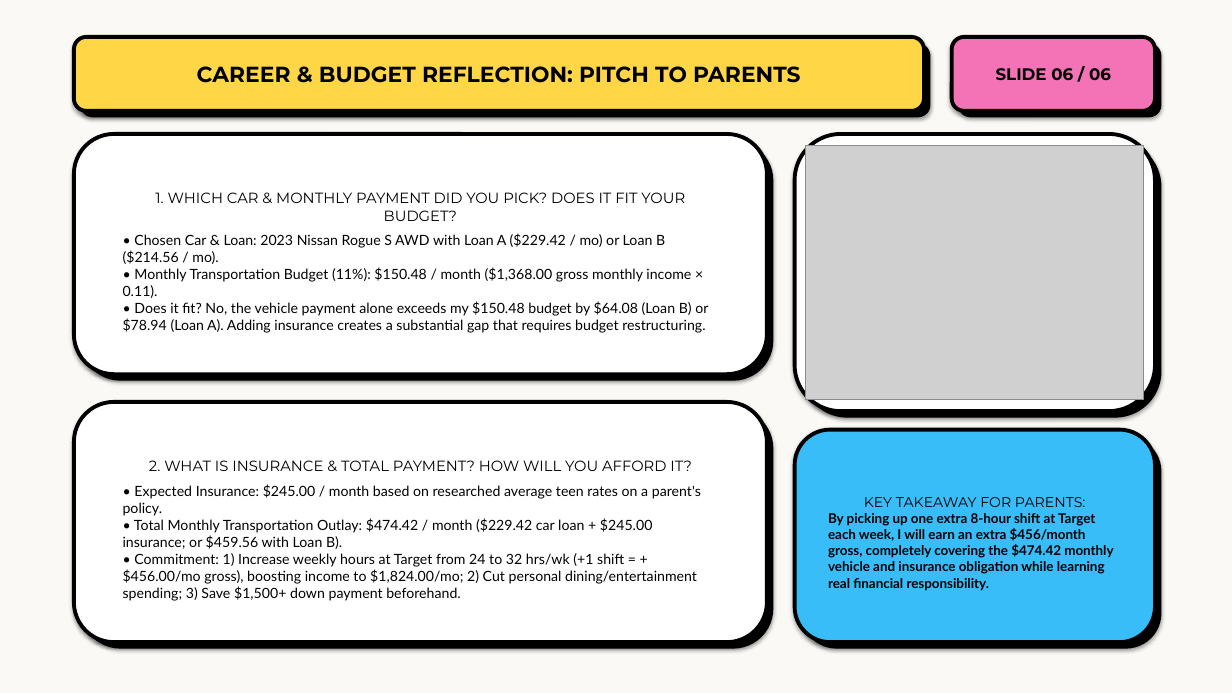
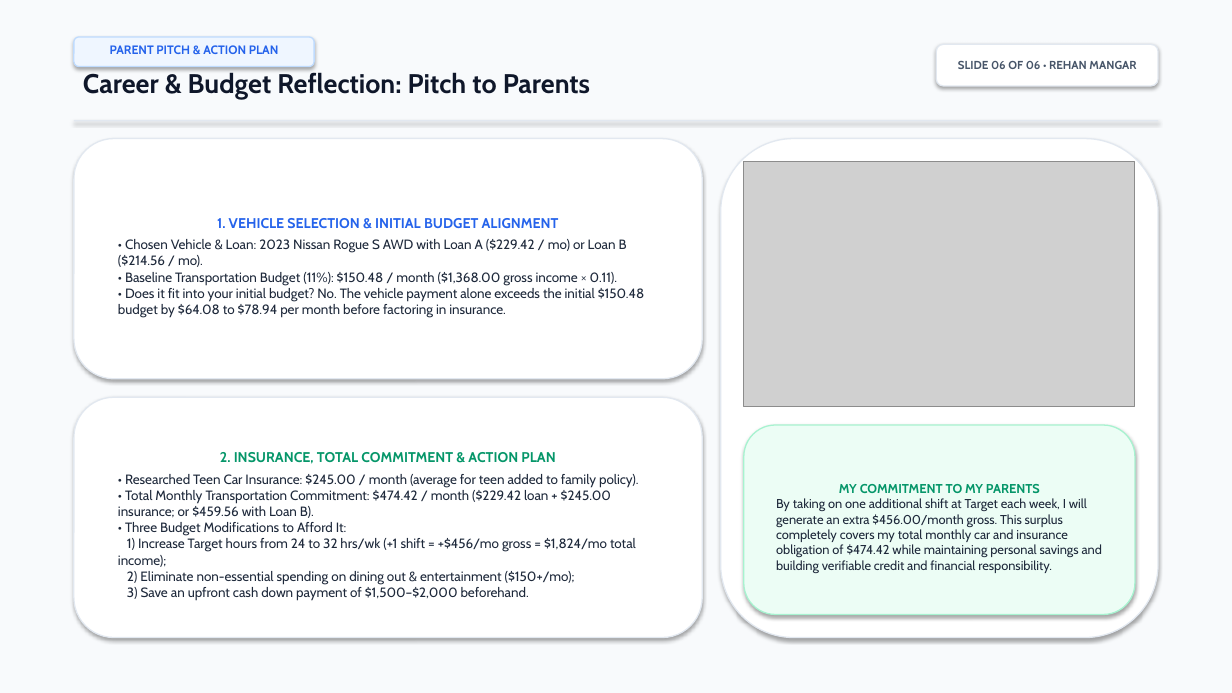
Before and after one commit to StwFate/Physics_Site, a slide deck: slide 6 of Car_Buying_Project/Buying_Your_First_Car_Presentation.pptx. Drawn at 1232x693 pixels with LibreOffice and Linux fonts; fonts in the diff are those of the drawing; grey boxes stand for pictures. Boxes give left, top, right and bottom in pixels: in the first picture for what was removed or moved away, otherwise in the second. Text is boxed around its words. In the diff, an @@ line names an element or a change of style, - is before the commit and + after.

Commit message:
style: elevate presentation deck with modern executive automotive design system

```diff
--- a/Car_Buying_Project/Buying_Your_First_Car_Presentation.pptx
+++ b/Car_Buying_Project/Buying_Your_First_Car_Presentation.pptx
@@ rectangle at [0,0,1232,693]: fill #FBF9F5 to #F8FAFC @@
@@ rounded rectangle added at [74,37,314,67], fill #EFF6FF, outline #BFDBFE 1 pt, 9.5 pt, text #2563EB, bold @@
+PARENT PITCH & ACTION PLAN
@@ rounded rectangle removed at [80,43,931,117] @@
@@ rounded rectangle "SLIDE 06 OF 06 • ...": place and size @@
-rounded rectangle "SLIDE 06 OF 06 • ..." at [952,37,1155,111]
+rounded rectangle "SLIDE 06 OF 06 • ..." at [936,44,1158,86]
@@ rounded rectangle "SLIDE 06 OF 06 • ..." at [936,44,1158,86]: fill #F472B6 to #FFFFFF; outline #000000 3 pt to #E2E8F0 1 pt @@
@@ rounded rectangle removed at [958,43,1162,117] @@
@@ text "Career & Budget Reflection: Pitch ...": place and size @@
-text "Career & Budget Reflection: Pitch ..." at [74,37,924,111]
+text "Career & Budget Reflection: Pitch ..." at [83,72,590,99]
@@ text "Career & Budget Reflection: Pitch ..." at [83,72,590,99]: vertical alignment middle to top; fill #FFD646 to none; outline #000000 3 pt to none; shadow off @@
@@ text at [83,72,590,99]: text changed; size 17 to 21 pt; font Montserrat to Cabin; text colour #000000 to #0F172A @@
-CAREER & BUDGET REFLECTION: PITCH TO PARENTS
+Career & Budget Reflection: Pitch to Parents
@@ text in rounded rectangle at [958,61,1136,69]: text changed; size 13 to 9 pt; font Montserrat to Cabin; text colour #000000 to #475569 @@
-SLIDE 06 / 06
+SLIDE 06 OF 06 • REHAN MANGAR
@@ rounded rectangle "1. VEHICLE SELECTION & INITIAL ...": place and size @@
-rounded rectangle "1. VEHICLE SELECTION & INITIAL ..." at [74,134,767,374]
+rounded rectangle "1. VEHICLE SELECTION & INITIAL ..." at [74,139,702,379]
@@ rounded rectangle "1. VEHICLE SELECTION & INITIAL ..." at [74,139,702,379]: outline #000000 3 pt to #E2E8F0 1 pt @@
@@ rectangle added at [74,120,1158,121], fill #E2E8F0 @@
@@ rounded rectangle removed at [80,140,774,381] @@
@@ rounded rectangle: place and size @@
-rounded rectangle at [80,409,774,649]
+rounded rectangle at [721,139,1158,638]
@@ rounded rectangle at [721,139,1158,638]: fill #000000 to #FFFFFF; outline none to #E2E8F0 1 pt @@
@@ rounded rectangle removed at [795,134,1155,411] @@
@@ rounded rectangle removed at [801,140,1162,418] @@
@@ picture: place and size @@
-picture at [806,145,1144,399]
+picture at [744,162,1135,407]
@@ text in rounded rectangle at [118,218,645,317]: text changed; size 11 to 10.5 pt; font Lato to Cabin; text colour #000000 to #1E293B @@
-1. WHICH CAR & MONTHLY PAYMENT DID YOU PICK? DOES IT FIT YOUR BUDGET?
-• Chosen Car & Loan: 2023 Nissan Rogue S AWD with Loan A ($229.42 / mo) or Loan B ($214.56 / mo).
-• Monthly Transportation Budget (11%): $150.48 / month ($1,368.00 gross monthly income × 0.11).
-• Does it fit? No, the vehicle payment alone exceeds my $150.48 budget by $64.08 (Loan B) or $78.94 (Loan A). Adding insurance creates a substantial gap that requires budget restructuring.
+1. VEHICLE SELECTION & INITIAL BUDGET ALIGNMENT
+• Chosen Vehicle & Loan: 2023 Nissan Rogue S AWD with Loan A ($229.42 / mo) or Loan B ($214.56 / mo).
+• Baseline Transportation Budget (11%): $150.48 / month ($1,368.00 gross income × 0.11).
+• Does it fit into your initial budget? No. The vehicle payment alone exceeds the initial $150.48 budget by $64.08 to $78.94 per month before factoring in insurance.
@@ rounded rectangle "2. INSURANCE, TOTAL COMMITMENT & ..." at [74,397,702,638]: outline #000000 3 pt to #E2E8F0 1 pt @@
@@ rounded rectangle "2. INSURANCE, TOTAL COMMITMENT & ...": place and size @@
-rounded rectangle "2. INSURANCE, TOTAL COMMITMENT & ..." at [74,402,767,642]
+rounded rectangle "2. INSURANCE, TOTAL COMMITMENT & ..." at [74,397,702,638]
@@ rounded rectangle "MY COMMITMENT TO MY PARENTS": place and size @@
-rounded rectangle "MY COMMITMENT TO MY PARENTS" at [795,430,1155,642]
+rounded rectangle "MY COMMITMENT TO MY PARENTS" at [744,425,1135,615]
@@ rounded rectangle "MY COMMITMENT TO MY PARENTS" at [744,425,1135,615]: fill #38BDF8 to #ECFDF5; outline #000000 3 pt to #A7F3D0 1 pt @@
@@ rounded rectangle removed at [801,436,1162,649] @@
@@ text in rounded rectangle at [118,452,639,600]: text changed; size 11 to 10.5 pt; font Lato to Cabin; text colour #000000 to #1E293B @@
-2. WHAT IS INSURANCE & TOTAL PAYMENT? HOW WILL YOU AFFORD IT?
-• Expected Insurance: $245.00 / month based on researched average teen rates on a parent's policy.
-• Total Monthly Transportation Outlay: $474.42 / month ($229.42 car loan + $245.00 insurance; or $459.56 with Loan B).
-• Commitment: 1) Increase weekly hours at Target from 24 to 32 hrs/wk (+1 shift = +$456.00/mo gross), boosting income to $1,824.00/mo; 2) Cut personal dining/entertainment spending; 3) Save $1,500+ down payment beforehand.
+2. INSURANCE, TOTAL COMMITMENT & ACTION PLAN
+• Researched Teen Car Insurance: $245.00 / month (average for teen added to family policy).
+• Total Monthly Transportation Commitment: $474.42 / month ($229.42 loan + $245.00 insurance; or $459.56 with Loan B).
+• Three Budget Modifications to Afford It:
+1) Increase Target hours from 24 to 32 hrs/wk (+1 shift = +$456/mo gross = $1,824/mo total income);
+2) Eliminate non-essential spending on dining out & entertainment ($150+/mo);
+3) Save an upfront cash down payment of $1,500–$2,000 beforehand.
@@ text in rounded rectangle at [776,484,1102,573]: text changed; size 10.5 to 10 pt; font Lato to Cabin; text colour #000000 to #1E293B; bold off @@
-KEY TAKEAWAY FOR PARENTS:
-By picking up one extra 8-hour shift at Target each week, I will earn an extra $456/month gross, completely covering the $474.42 monthly vehicle and insurance obligation while learning real financial responsibility.
+MY COMMITMENT TO MY PARENTS
+By taking on one additional shift at Target each week, I will generate an extra $456.00/month gross. This surplus completely covers my total monthly car and insurance obligation of $474.42 while maintaining personal savings and building verifiable credit and financial responsibility.
```
Also in this commit, not shown: 5 other slides changed, 1 other file.
